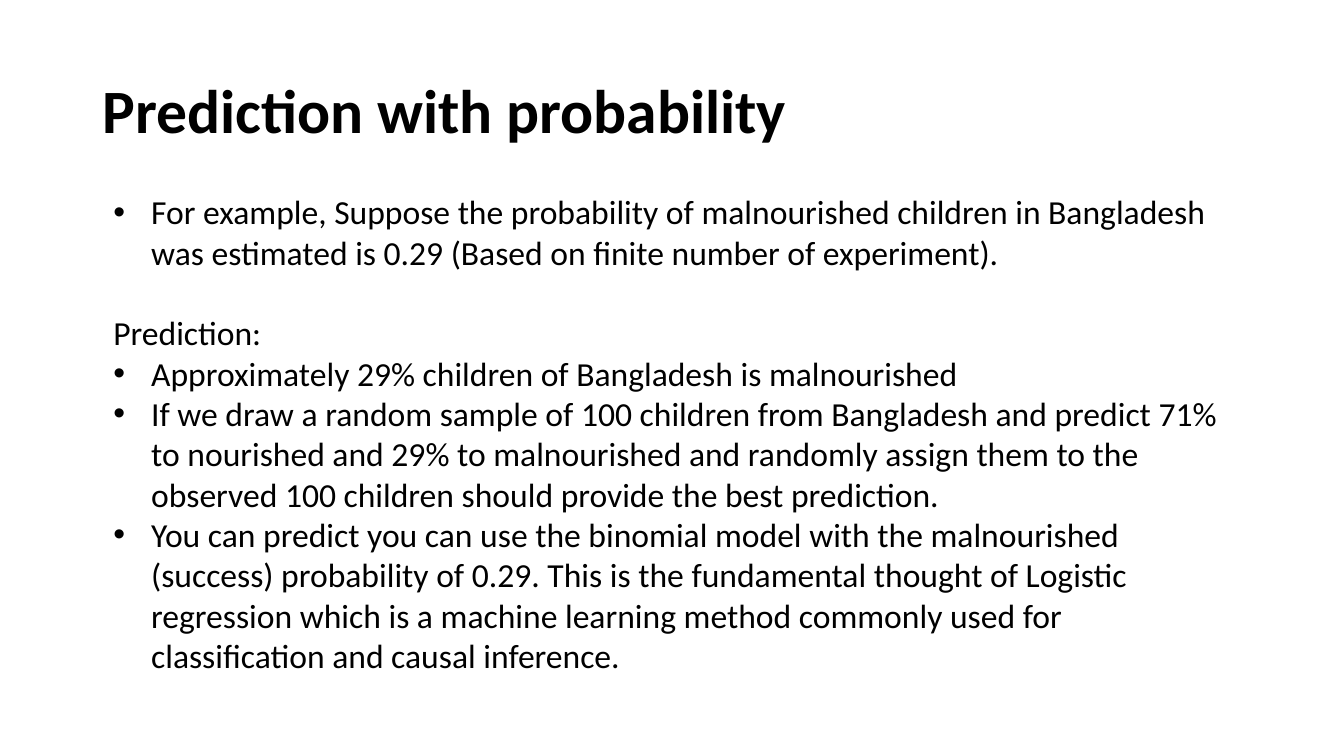
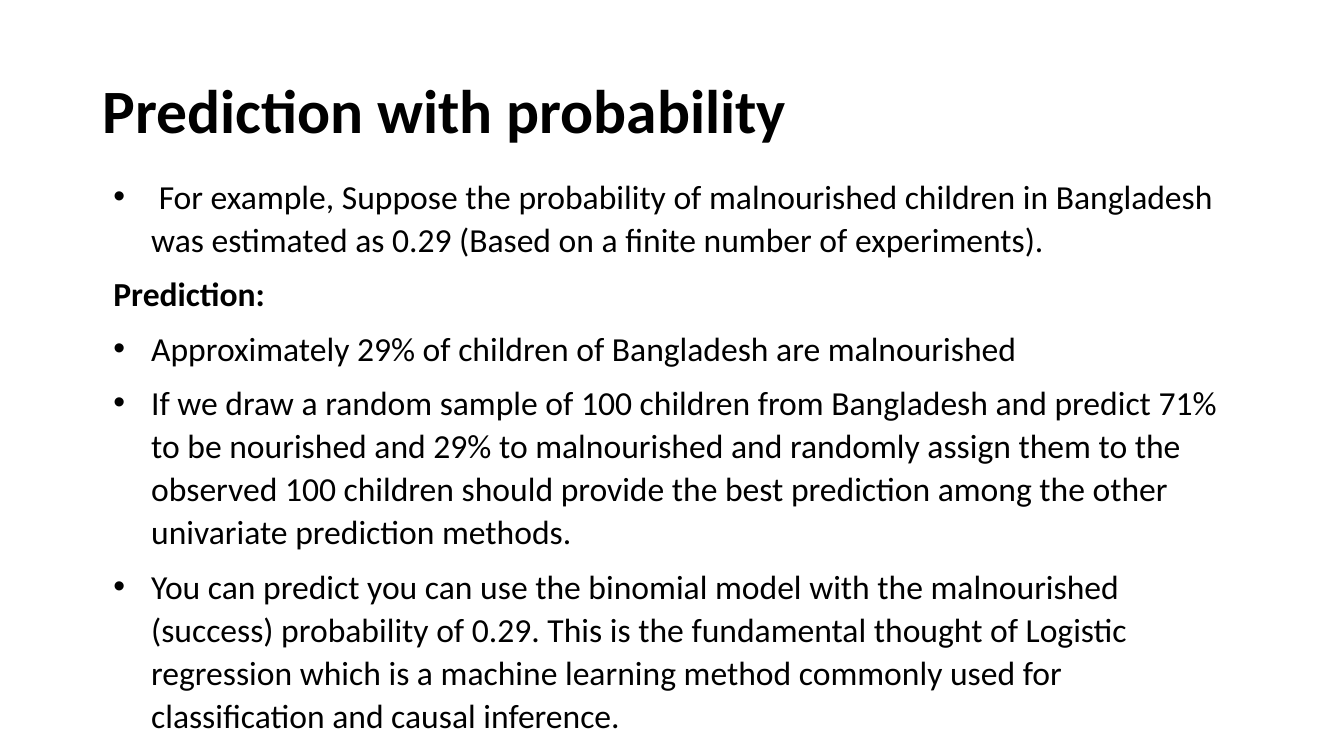
Before and after one commit to yushuf/TeamBeta, a slide deck: slide 41 of Presentation.pptx. Drawn at 1344x756 pixels with LibreOffice and Linux fonts; fonts in the diff are those of the drawing. Boxes give left, top, right and bottom in pixels: in the first picture for what was removed or moved away, otherwise in the second. Text is boxed around its words. In the diff, an @@ line names an element or a change of style, - is before the commit and + after.

```diff
--- a/Presentation.pptx
+++ b/Presentation.pptx
@@ text "For example, Suppose the probability ..." moved from (x1=113, y1=200, x2=1217, y2=669) to (x1=113, y1=185, x2=1217, y2=729) @@
@@ text at (x1=151, y1=185, x2=1213, y2=258): text changed @@
-• For example, Suppose the probability of malnourished children in Bangladesh was estimated is 0.29 (Based on finite number of experiment).
+• For example, Suppose the probability of malnourished children in Bangladesh was estimated as 0.29 (Based on a finite number of experiments).
@@ text at (x1=113, y1=282, x2=1127, y2=729): bold on in "Prediction:"; line spacing 1 to 1.07; more space between paragraphs @@
@@ text at (x1=151, y1=337, x2=1217, y2=550): text changed @@
-• Approximately 29% children of Bangladesh is malnourished
-• If we draw a random sample of 100 children from Bangladesh and predict 71% to nourished and 29% to malnourished and randomly assign them to the observed 100 children should provide the best prediction.
+• Approximately 29% of children of Bangladesh are malnourished
+• If we draw a random sample of 100 children from Bangladesh and predict 71% to be nourished and 29% to malnourished and randomly assign them to the observed 100 children should provide the best prediction among the other univariate prediction methods.
```
Also in this commit, not shown: 3 other slides changed.
